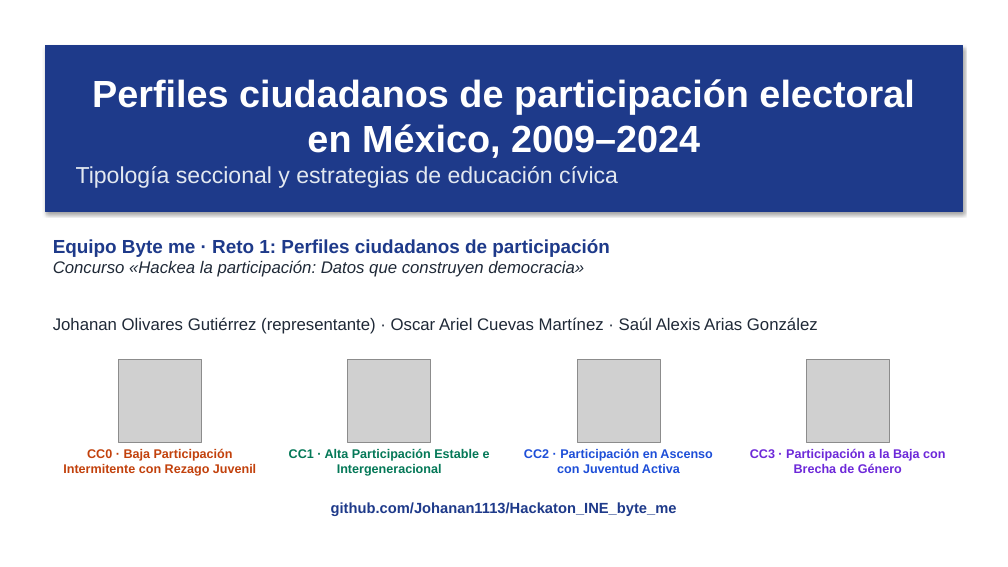
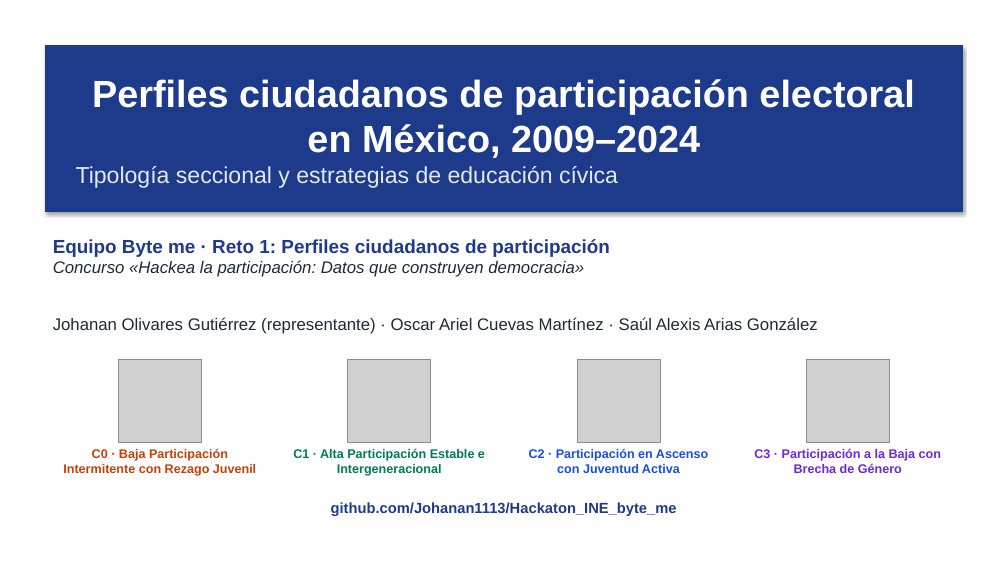
Before and after one commit to Johanan1113/Hackaton_INE_byte_me, a slide deck: slide 1 of entrega_ByteMe_Reto1/Presentacion_Ejecutiva_ByteMe.pptx. Drawn at 1008x567 pixels with LibreOffice and Linux fonts; fonts in the diff are those of the drawing; grey boxes stand for pictures. Boxes give left, top, right and bottom in pixels: in the first picture for what was removed or moved away, otherwise in the second. Text is boxed around its words. In the diff, an @@ line names an element or a change of style, - is before the commit and + after.

```diff
--- a/entrega_ByteMe_Reto1/Presentacion_Ejecutiva_ByteMe.pptx
+++ b/entrega_ByteMe_Reto1/Presentacion_Ejecutiva_ByteMe.pptx
@@ text at (63, 448, 256, 476): text changed @@
-CC0 · Baja Participación Intermitente con Rezago Juvenil
+C0 · Baja Participación Intermitente con Rezago Juvenil
@@ text at (293, 448, 485, 476): text changed @@
-CC1 · Alta Participación Estable e Intergeneracional
+C1 · Alta Participación Estable e Intergeneracional
@@ text at (529, 448, 708, 473): text changed @@
-CC2 · Participación en Ascenso con Juventud Activa
+C2 · Participación en Ascenso con Juventud Activa
@@ text at (754, 448, 941, 473): text changed @@
-CC3 · Participación a la Baja con Brecha de Género
+C3 · Participación a la Baja con Brecha de Género
```
Also in this commit, not shown: 3 other slides changed, 28 other files.
